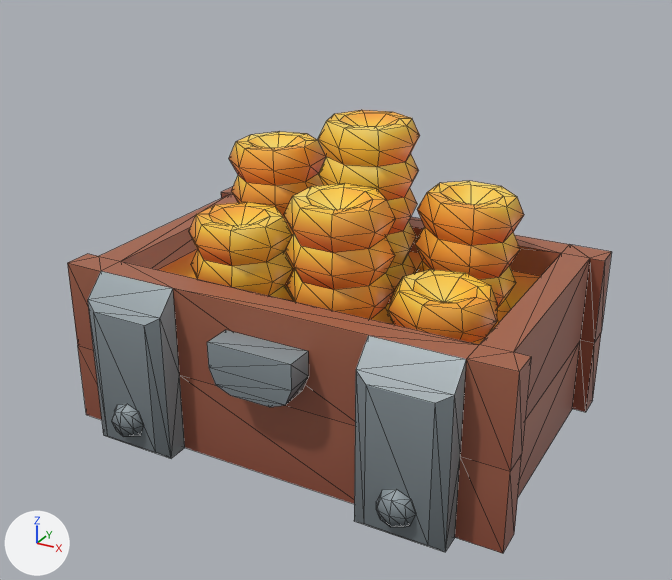
Renders of the glTF model src/assets/models/ChestGold.glb from each side of a commit.
The view is the same before and after, from a 50 mm lens placed at (1.42, -2.64, 1.79), pointed at (0.02, -0.08, 0.51). Every picture has the same lights, and +X, +Y and +Z are marked at lower left. Mesh edges are drawn as thin lines. Where no turn or scale is listed for an object, it has been applied to the vertices.

Objects in the first picture: 'chest_gold'.
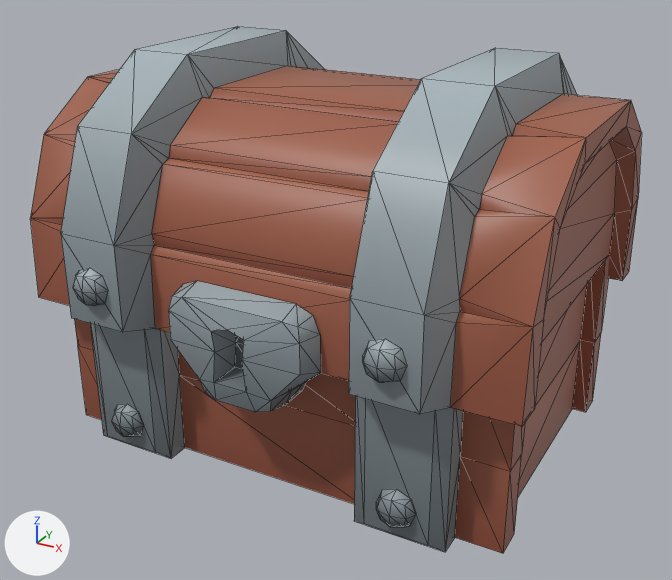
Boxes [x1, y1, x2, y2] around the edits, measured in the pictures (672 x 580 px):
```json
{"object": "chest_gold_lid", "change": "added", "after": [31, 26, 642, 427]}
{"object": "chest_gold", "change": "unchanged, covered by the edit", "before": [67, 110, 612, 553], "after": [74, 256, 609, 553]}
```

Scene script edits in JSON lines:
```json
{"op": "add", "block": "me_chest_gold_lid_001", "code": ["me_chest_gold_lid_001 = bpy.data.meshes.new('chest_gold_lid.001')", "me_chest_gold_lid_001.from_pydata(...)  # 248 vertices, 462 faces; spans x -0.85..0.85, y -1.31..0.14, z -0.17..0.8", "me_chest_gold_lid_001.materials.append(mat_texture_002)  # picture img_dungeon_texture"]}
{"op": "add", "block": "ob_chest_gold_lid", "code": ["ob_chest_gold_lid = bpy.data.objects.new('chest_gold_lid', me_chest_gold_lid_001)", "ob_chest_gold_lid.location = (0.0, 0.565, 0.5)"]}
```
